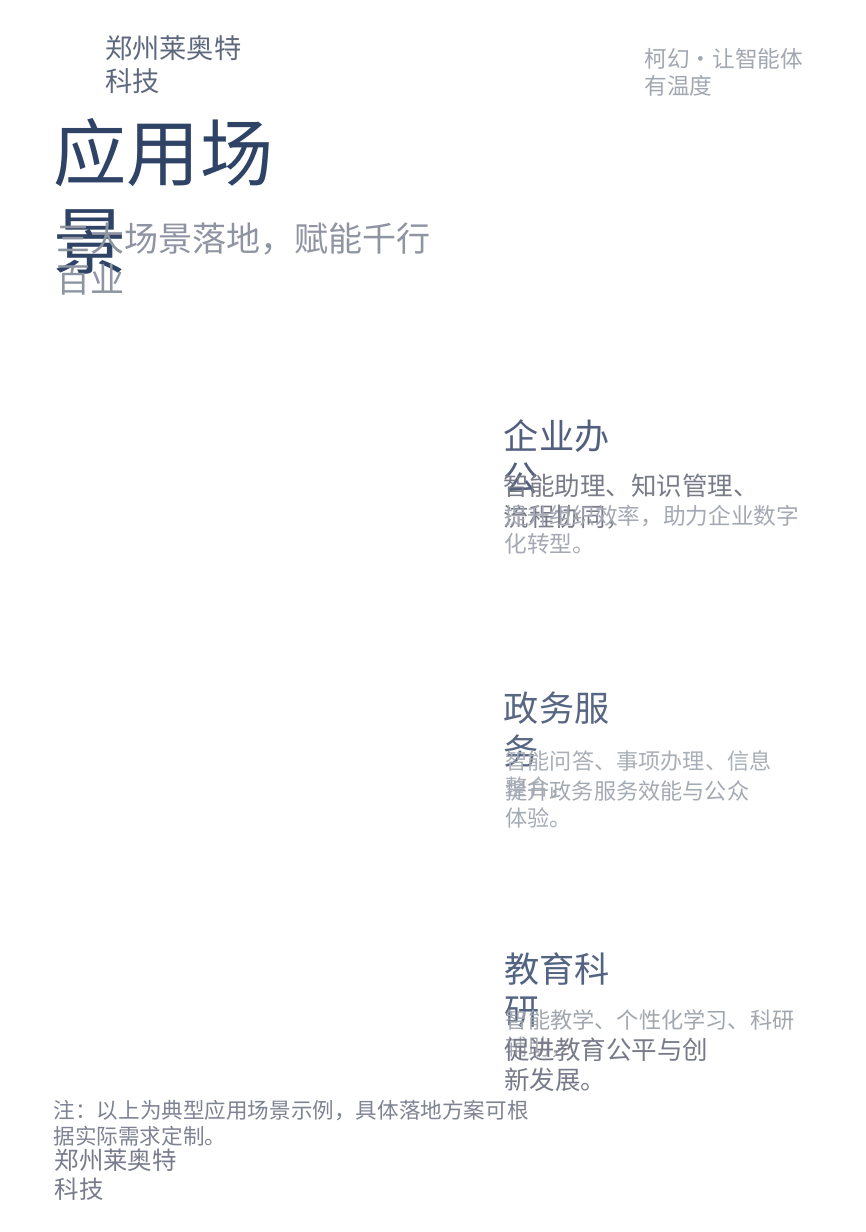
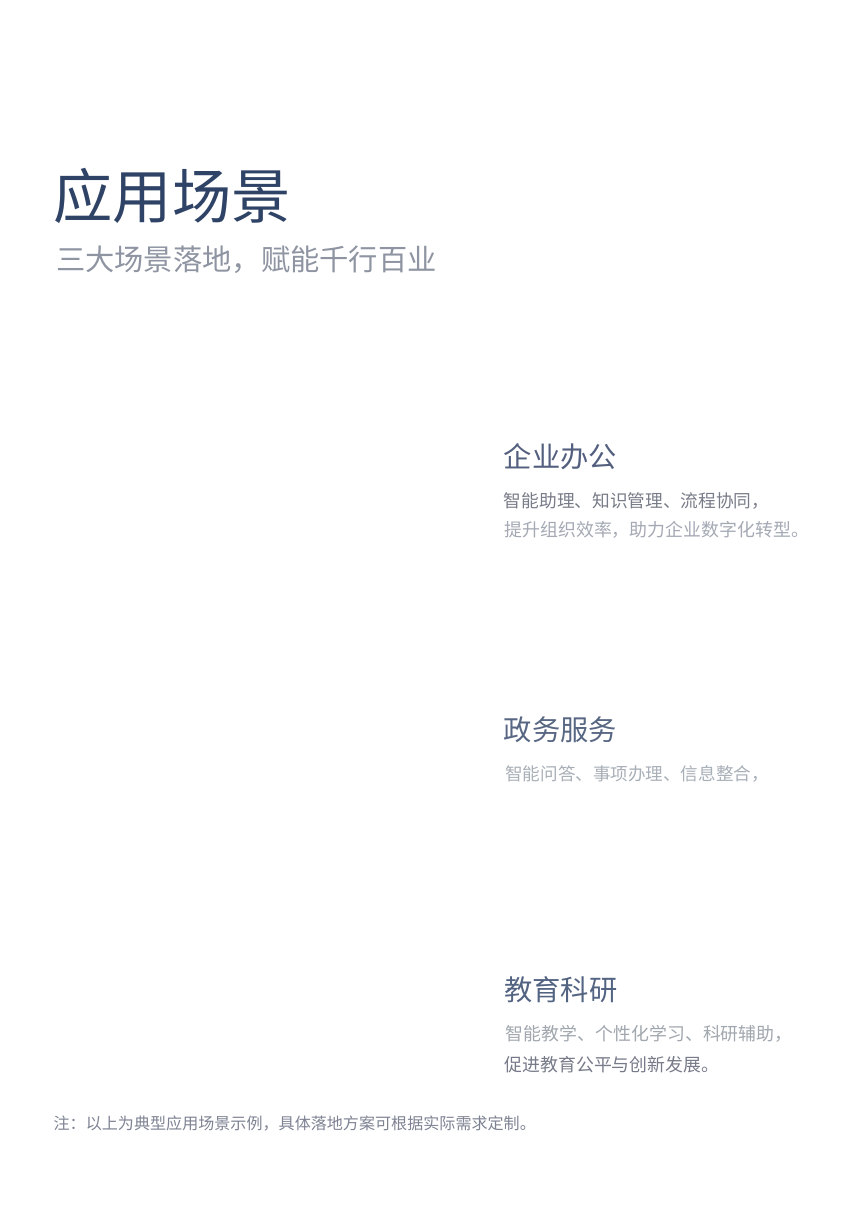
Before and after one commit to xiaoguo96/pdf2pptx, a slide deck: slide 7 of samples/output_测试3_editable.pptx. Drawn at 866x1232 pixels with LibreOffice and Linux fonts; fonts in the diff are those of the drawing; background and template pictures are left out. Boxes give left, top, right and bottom in pixels: in the first picture for what was removed or moved away, otherwise in the second. Text is boxed around its words. In the diff, an @@ line names an element or a change of style, - is before the commit and + after.

```diff
--- a/samples/output_测试3_editable.pptx
+++ b/samples/output_测试3_editable.pptx
@@ text removed at [105, 35, 241, 93] @@
-郑州莱奥特科技
@@ text removed at [644, 48, 803, 96] @@
-柯幻·让智能体有温度
@@ text "应用场景" at [54, 168, 291, 223]: size 72 to 58.3 pt @@
@@ text "三大场景落地，赋能千行百业" at [56, 245, 437, 273]: size 33.5 to 28.8 pt @@
@@ text "智能助理、知识管理、流程协同，" at [504, 492, 769, 509]: size 25.1 to 17.4 pt @@
@@ text "提升组织效率，助力企业数字化转型。" at [504, 521, 809, 538]: size 22.3 to 17.6 pt @@
@@ text "智能问答、事项办理、信息整合，" at [505, 765, 768, 782]: size 21.8 to 17.3 pt @@
@@ text removed at [505, 777, 749, 828] @@
-提升政务服务效能与公众体验。
@@ size 34.6 to 27.8 pt in 3 elements at [504, 443, 617, 469], [504, 716, 617, 743], [504, 976, 617, 1003] @@
@@ text "智能教学、个性化学习、科研辅助，" at [506, 1025, 793, 1042]: size 21.8 to 17.6 pt @@
@@ text "促进教育公平与创新发展。" at [504, 1056, 719, 1073]: size 25.1 to 17.6 pt @@
@@ text "注：以上为典型应用场景示例，具体落地方案可根据实际需求定制。" at [54, 1115, 536, 1131]: size 21.2 to 15.8 pt @@
@@ text removed at [55, 1144, 177, 1200] @@
-郑州莱奥特科技
```
Also in this commit, not shown: 7 other slides changed, 2 slides added, 2 slides removed, 26 other files.
